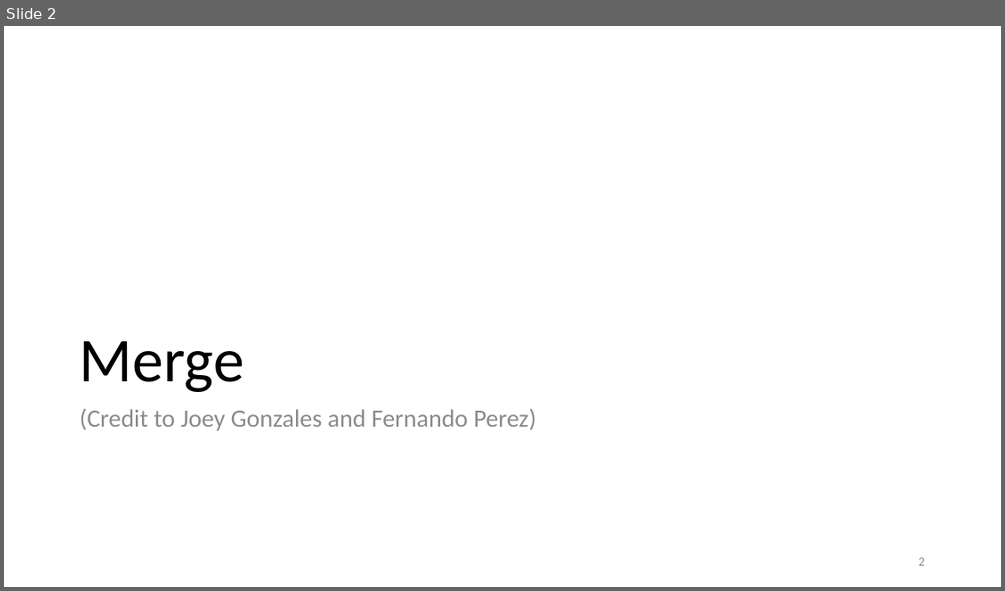
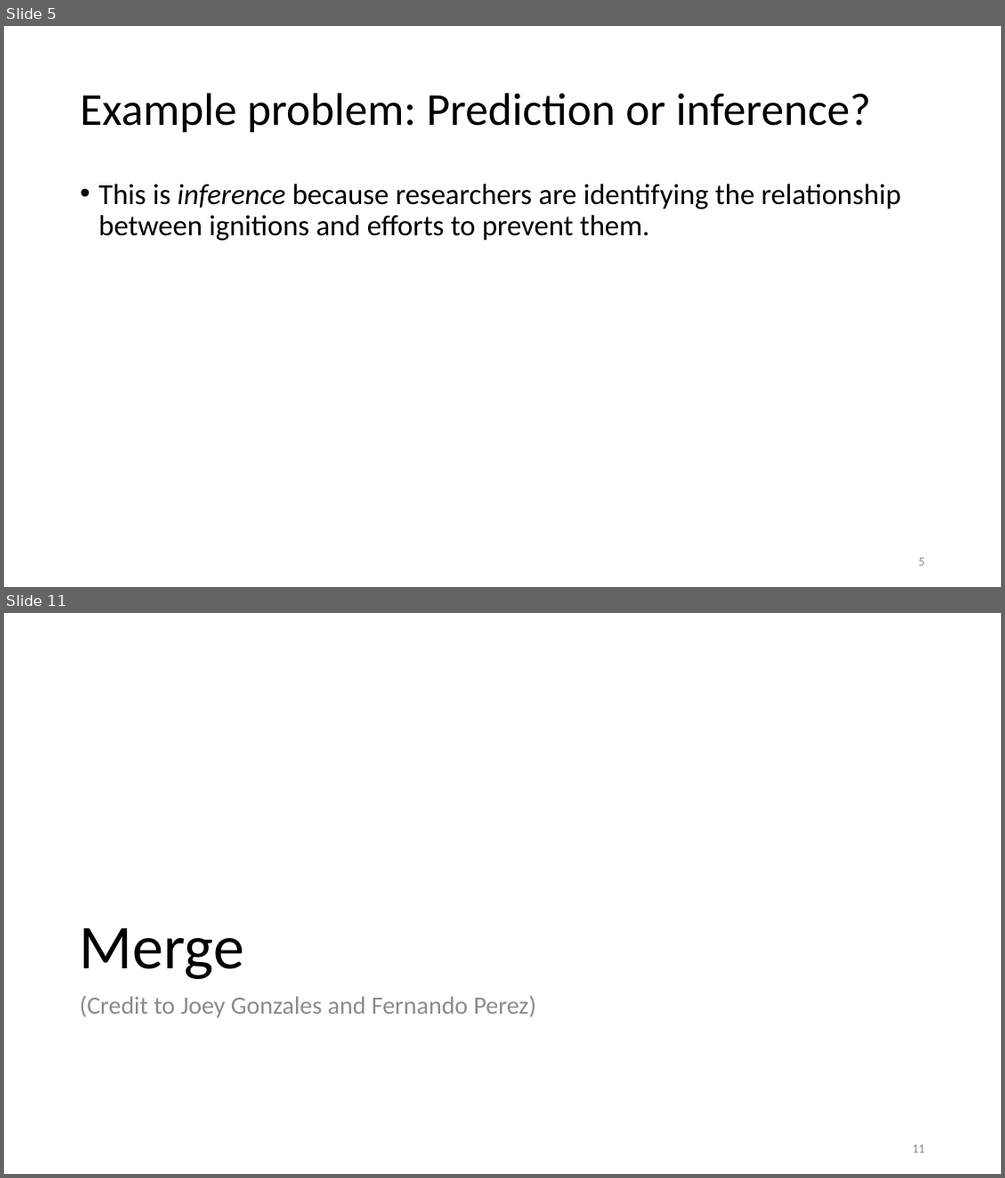
Before and after one commit to duncancallaway/ER131_2023, a slide deck: lecture/Lecture 04 Sept 5/04 Merge-Groupby.pptx. Shown one above the other, each under a label of ours: slide 2 before the commit, slides 5 and 11 after it; the slides between them are not shown. The pictures are 1005x591 and 1005x1178 pixels, drawn with LibreOffice and Linux fonts; fonts in the diff are those of the drawing. Boxes give left, top, right and bottom in pixels: in the first picture for what was removed or moved away, otherwise in the second. Text is boxed around its words. In the diff, an @@ line names an element or a change of style, - is before the commit and + after.

```diff
--- a/lecture/Lecture 04 Sept 5/04 Merge-Groupby.pptx
+++ b/lecture/Lecture 04 Sept 5/04 Merge-Groupby.pptx
@@ slide 5 added at (x1=4, y1=26, x2=1001, y2=587), background #FFFFFF @@
@@ title added at (x1=80, y1=93, x2=871, y2=133), 44 pt, text #000000 @@
+Example problem: Prediction or inference?
@@ text added at (x1=98, y1=184, x2=901, y2=240), 28 pt, text #000000 @@
+• This is inference because researchers are identifying the relationship between ignitions and efforts to prevent them.
@@ page number added at (x1=918, y1=557, x2=924, y2=565), 12 pt, text #8C8C8C @@
+5
@@ what was slide 2 is now slide 11 @@
@@ page number at (x1=912, y1=1144, x2=924, y2=1152): text changed @@
-2
+11
```
Also in this commit, not shown: 3 slides changed, 10 other slides added, 9 other files.
